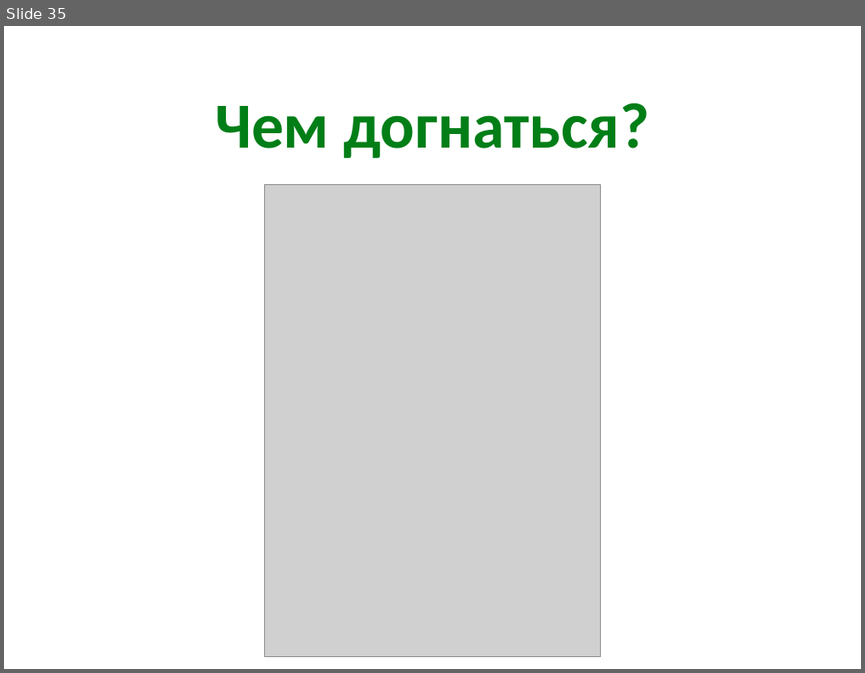
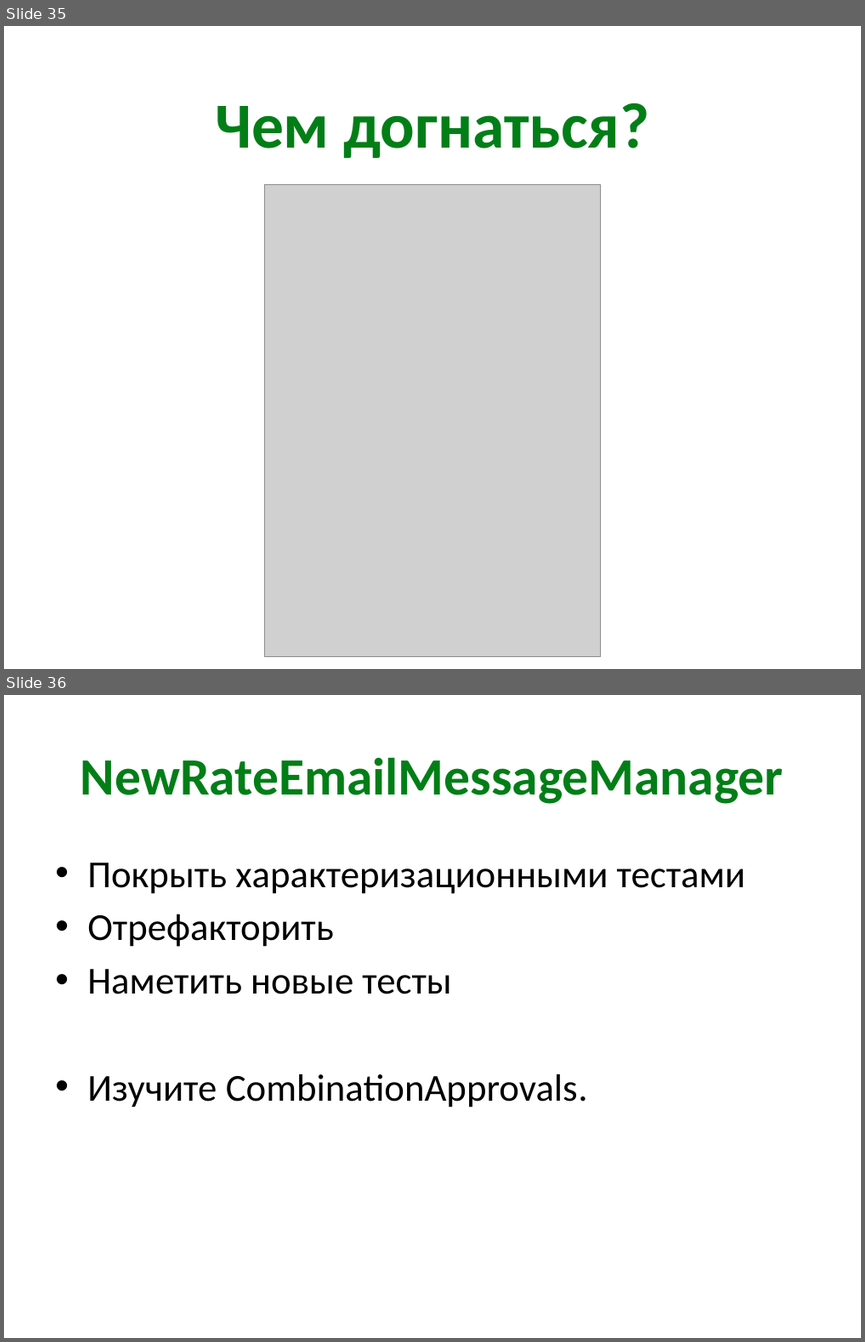
Before and after one commit to xoposhiy/testing-course, a slide deck: day2.pptx. Shown one above the other, each under a label of ours: slide 35 before the commit, slides 35 and 36 after it. The pictures are 865x673 and 865x1342 pixels, drawn with LibreOffice and Linux fonts; fonts in the diff are those of the drawing; grey boxes stand for pictures. Boxes give left, top, right and bottom in pixels: in the first picture for what was removed or moved away, otherwise in the second. Text is boxed around its words. In the diff, an @@ line names an element or a change of style, - is before the commit and + after.

Commit message:
small fix

```diff
--- a/day2.pptx
+++ b/day2.pptx
@@ slide 36 added at <box>4,695,861,1338</box>, background #FFFFFF @@
@@ title added at <box>80,757,783,804</box>, 44 pt, text #027E17, bold @@
+NewRateEmailMessageManager
@@ text added at <box>87,862,745,1107</box>, 32 pt, text #000000 @@
+• Покрыть характеризационными тестами
+• Отрефакторить
+• Наметить новые тесты
+• Изучите CombinationApprovals.
```
Also in this commit, not shown: 1 slide changed, 1 other slide added.
